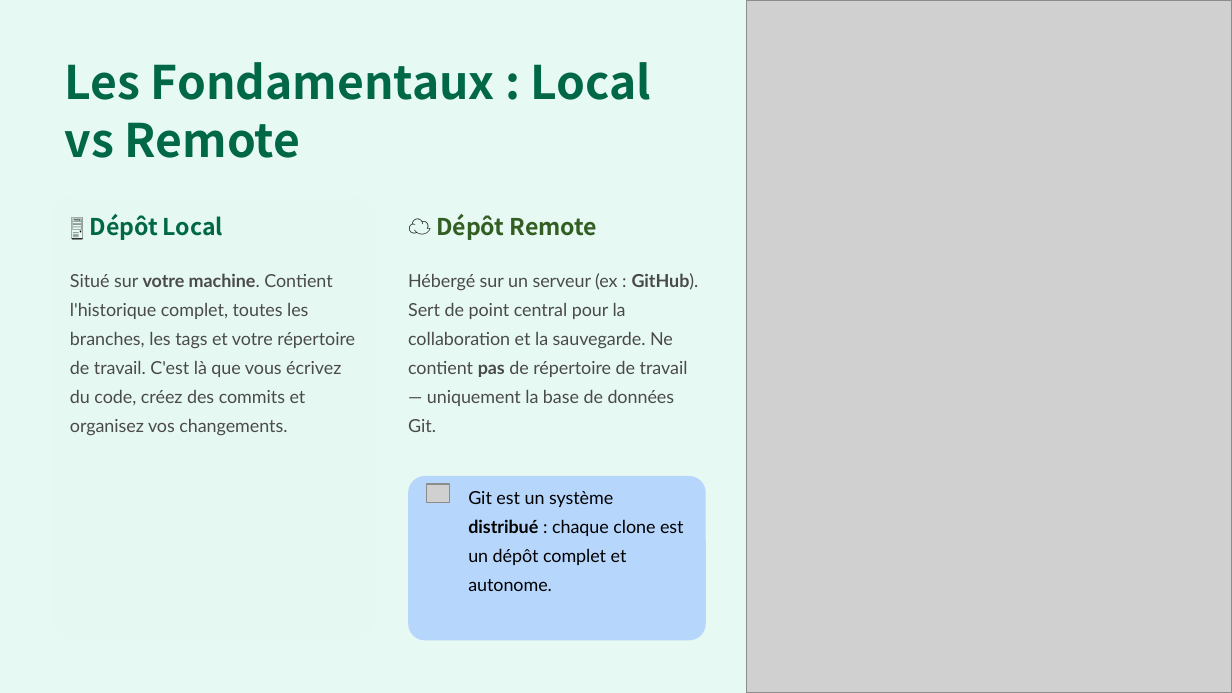
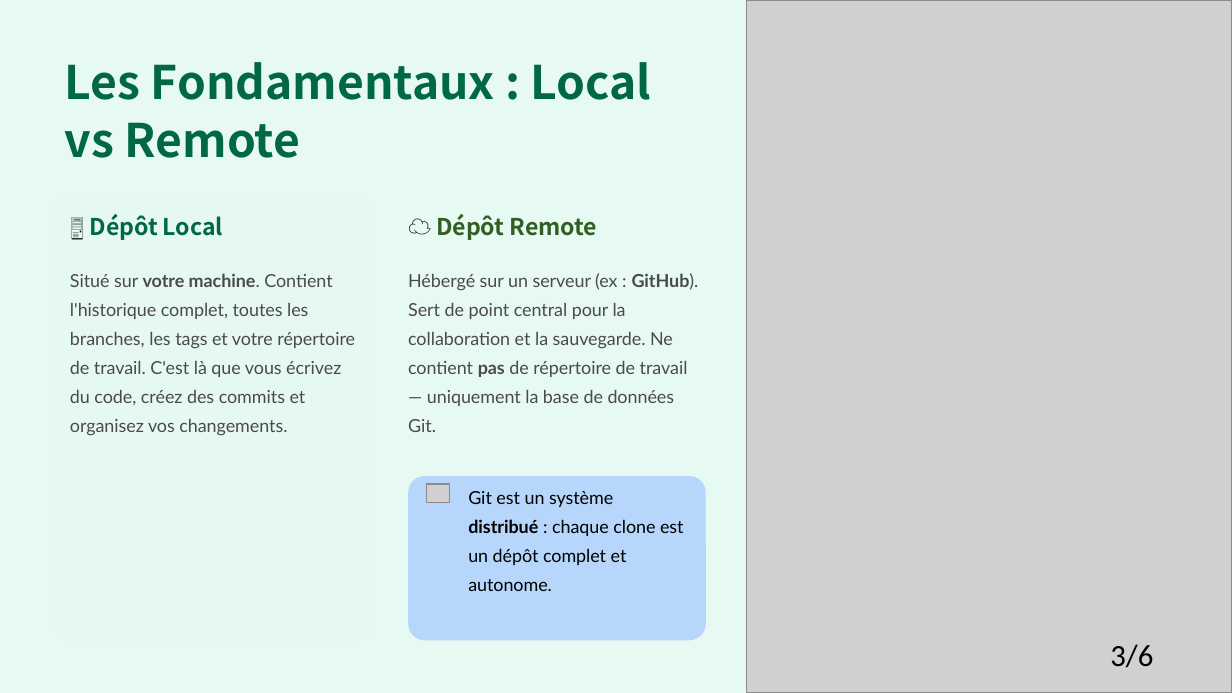
Before and after one commit to Mohamed-Rida-ece/Projet-Cybersec-Groupe, a slide deck: slide 3 of presentation/Git-vs-GitHub-Desktop.pptx. Drawn at 1232x693 pixels with LibreOffice and Linux fonts; fonts in the diff are those of the drawing; grey boxes stand for pictures; background and template pictures are left out. Boxes give left, top, right and bottom in pixels: in the first picture for what was removed or moved away, otherwise in the second. Text is boxed around its words. In the diff, an @@ line names an element or a change of style, - is before the commit and + after.

```diff
--- a/presentation/Git-vs-GitHub-Desktop.pptx
+++ b/presentation/Git-vs-GitHub-Desktop.pptx
@@ text added at [1110,644,1153,668], 18 pt, text #000000 @@
+3/6
```
Also in this commit, not shown: 5 other slides changed.
